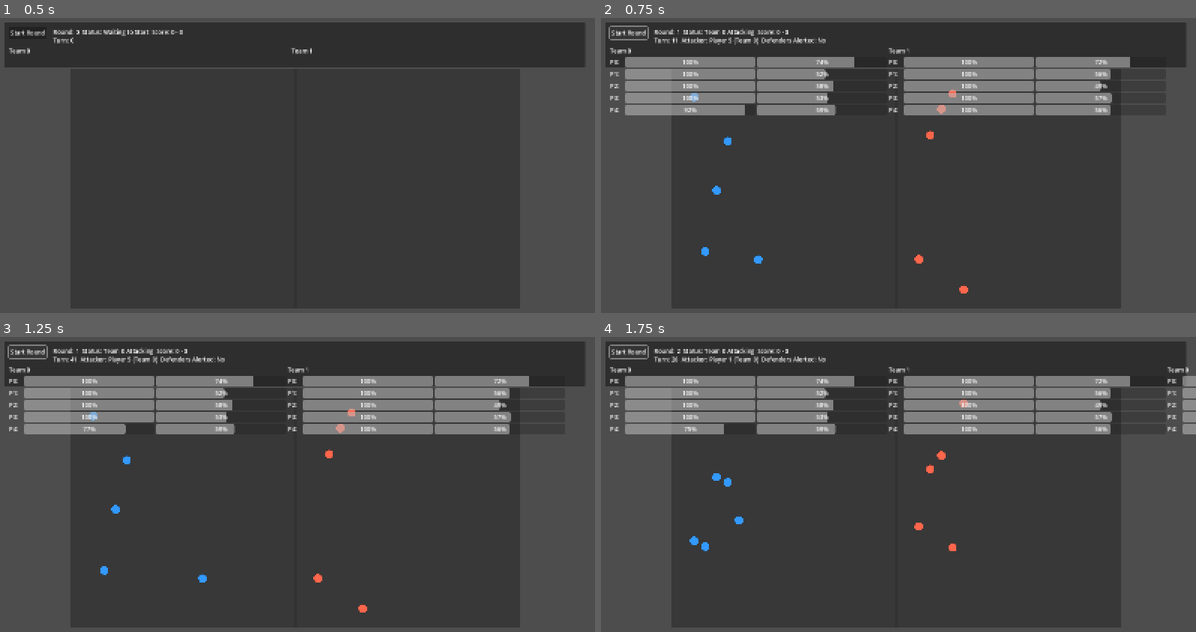
Above: before the commit, frames 1-4 (two rows, left to right).
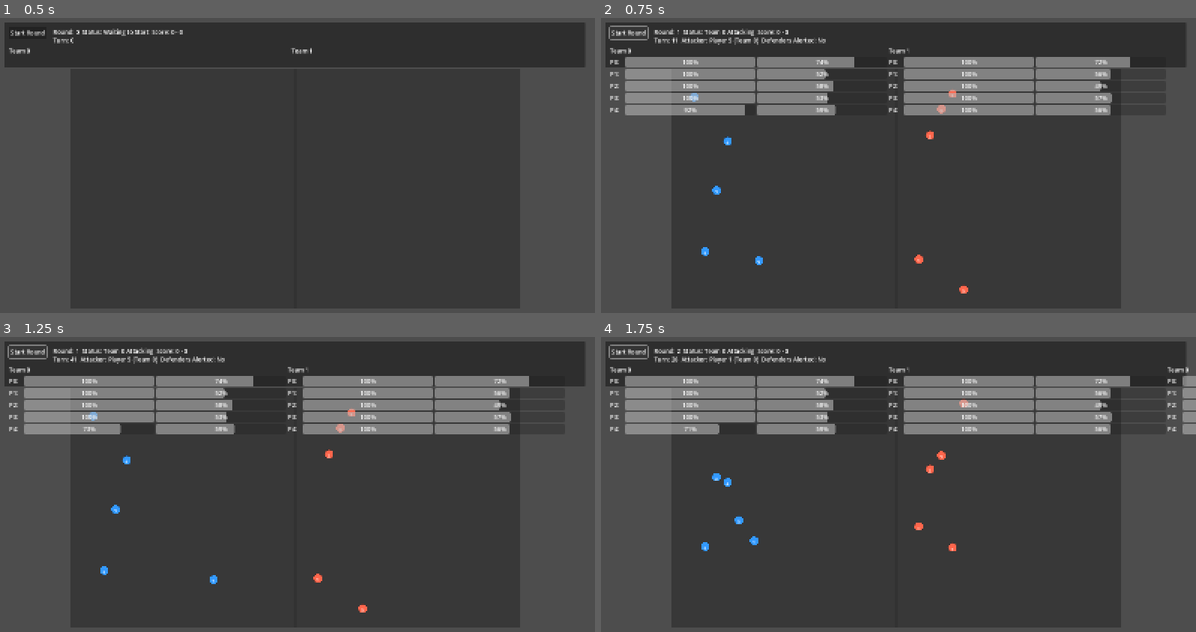
Above: after the commit, the same moments.

Repository: jami47/Hadudu-AI-Game
Game: Godot game, scene res://game/Game.tscn
Same seed, same stepped clock (60 frames per second), same inputs: the game is played once before the commit and once after it.
Inputs:
- Up to frame 1 (0.5 s): no input
- Up to frame 2 (0.75 s): click "Start Round" at 0.5 s
- Up to frame 3 (1.25 s): no input
- Up to frame 4 (1.75 s): click "Start Round" at 1.25 s

Frame 1 is identical in both runs. In frame 2, less than 0.1% of the frame differs, in the area x 17-62%, y 25-94%; in frame 3, 0.1%; in frame 4, 0.1%, in the area x 14-60%, y 29-73%.

Commit message:
3.02 - everyone moves

Diff:
--- a/game/AI.gd
+++ b/game/AI.gd
@@ -12,10 +12,15 @@
 
 # Get move for attacking player (raider)
 static func get_attacker_move(state: Dictionary, team: int, attacker_id: int, depth: int, step_size: float, defenders_alerted: bool) -> Dictionary:
-	var alpha := -INF
-	var beta := INF
-	var best := {"delta": Vector2.ZERO, "score": -INF}
+	var alpha: float = -INF
+	var beta: float = INF
+	var best: Dictionary = {"delta": Vector2.ZERO, "score": -INF}
 	var moves := _generate_attacker_moves(state, team, attacker_id, step_size, defenders_alerted)
+
+	if moves.is_empty():
+		# Fallback: return a basic move towards opponent court
+		var basic_move := Vector2(step_size, 0) if team == 0 else Vector2(-step_size, 0)
+		return {"delta": basic_move, "score": 0.0}
 
 	for move in moves:
 		var new_state := _apply_attacker_move(state, team, attacker_id, move)
@@ -25,14 +30,32 @@
 		alpha = max(alpha, score)
 		if beta <= alpha:
 			break
+
+	# If all moves have negative infinity score, pick the first non-zero move
+	if best["score"] == -INF and moves.size() > 1:
+		for move in moves:
+			if move != Vector2.ZERO:
+				best = {"delta": move, "score": 0.0}
+				break
+
 	return best
 
 # Get move for defending player
 static func get_defender_move(state: Dictionary, team: int, defender_id: int, depth: int, step_size: float, attacker_pos: Vector2) -> Dictionary:
-	var alpha := -INF
-	var beta := INF
-	var best := {"delta": Vector2.ZERO, "score": -INF}
+	var alpha: float = -INF
+	var beta: float = INF
+	var best: Dictionary = {"delta": Vector2.ZERO, "score": -INF}
 	var moves := _generate_defender_moves(state, team, defender_id, step_size, attacker_pos)
+
+	if moves.is_empty():
+		# Fallback: move directly towards attacker
+		var defender_pos: Vector2 = Vector2.ZERO
+		for player in state["players"]:
+			if int(player.get("team", 0)) == team and int(player.get("id", 0)) == defender_id:
+				defender_pos = player.get("pos", Vector2.ZERO) as Vector2
+				break
+		var direction := (attacker_pos - defender_pos).normalized() * step_size
+		return {"delta": direction, "score": 0.0}
 
 	for move in moves:
 		var new_state := _apply_defender_move(state, team, defender_id, move)
@@ -42,6 +65,14 @@
 		alpha = max(alpha, score)
 		if beta <= alpha:
 			break
+
+	# If all moves have negative infinity score, pick the first non-zero move that goes towards attacker
+	if best["score"] == -INF and moves.size() > 1:
+		for move in moves:
+			if move != Vector2.ZERO:
+				best = {"delta": move, "score": 0.0}
+				break
+
 	return best
 
 # Minimax for attacker (trying to maximize score)
@@ -104,23 +135,92 @@
 # Generate moves for attacker
 static func _generate_attacker_moves(state: Dictionary, team: int, attacker_id: int, step: float, defenders_alerted: bool) -> Array[Vector2]:
 	var moves: Array[Vector2] = []
+
+	# Find attacker's current position
+	var attacker_pos: Vector2 = Vector2.ZERO
+	for player in state["players"]:
+		if int(player.get("team", 0)) == team and int(player.get("id", 0)) == attacker_id:
+			attacker_pos = player.get("pos", Vector2.ZERO) as Vector2
+			break
+
 	var dirs := _directions(step)
-
-	# If defenders are not alerted, prioritize getting close to them
-	# If defenders are alerted, prioritize returning to own court
-	for direction in dirs:
-		moves.append(direction)
+	var field_center_x: float = state.get("field_center_x", 700.0)
+
+	if not defenders_alerted:
+		# Find closest defender to target
+		var closest_defender_pos: Vector2 = Vector2.ZERO
+		var min_distance := INF
+		for player in state["players"]:
+			if int(player.get("team", 0)) != team:  # This is a defender
+				var defender_pos := player.get("pos", Vector2.ZERO) as Vector2
+				var distance := attacker_pos.distance_to(defender_pos)
+				if distance < min_distance:
+					min_distance = distance
+					closest_defender_pos = defender_pos
+
+		# Prioritize moves towards the closest defender
+		if closest_defender_pos != Vector2.ZERO:
+			var direction_to_defender := (closest_defender_pos - attacker_pos).normalized()
+			var scored_moves: Array = []
+			for direction in dirs:
+				var alignment_score := direction.normalized().dot(direction_to_defender)
+				scored_moves.append({"move": direction, "score": alignment_score})
+
+			scored_moves.sort_custom(func(a, b): return a["score"] > b["score"])
+			for scored_move in scored_moves:
+				moves.append(scored_move["move"])
+		else:
+			# Fallback: just move towards opponent's court
+			for direction in dirs:
+				moves.append(direction)
+	else:
+		# Defenders are alerted: prioritize returning to own court
+		var direction_to_home: Vector2
+		if team == 0:  # Team 0 wants to go left (towards smaller x)
+			direction_to_home = Vector2(-1, 0)
+		else:  # Team 1 wants to go right (towards larger x)
+			direction_to_home = Vector2(1, 0)
+
+		var scored_moves: Array = []
+		for direction in dirs:
+			var alignment_score := direction.normalized().dot(direction_to_home)
+			scored_moves.append({"move": direction, "score": alignment_score})
+
+		scored_moves.sort_custom(func(a, b): return a["score"] > b["score"])
+		for scored_move in scored_moves:
+			moves.append(scored_move["move"])
 
 	return moves
 
 # Generate moves for defender
 static func _generate_defender_moves(state: Dictionary, team: int, defender_id: int, step: float, attacker_pos: Vector2) -> Array[Vector2]:
 	var moves: Array[Vector2] = []
+
+	# Find defender's current position
+	var defender_pos: Vector2 = Vector2.ZERO
+	for player in state["players"]:
+		if int(player.get("team", 0)) == team and int(player.get("id", 0)) == defender_id:
+			defender_pos = player.get("pos", Vector2.ZERO) as Vector2
+			break
+
+	# Calculate direction towards attacker
+	var direction_to_attacker := (attacker_pos - defender_pos).normalized()
+
+	# Generate moves that prioritize moving towards the attacker
 	var dirs := _directions(step)
 
-	# Defenders should move towards the attacker
+	# Sort directions by how well they align with the direction to attacker
+	var scored_moves: Array = []
 	for direction in dirs:
-		moves.append(direction)
+		var alignment_score := direction.normalized().dot(direction_to_attacker)
+		scored_moves.append({"move": direction, "score": alignment_score})
+
+	# Sort by score (highest first - best alignment with attacker direction)
+	scored_moves.sort_custom(func(a, b): return a["score"] > b["score"])
+
+	# Add moves in order of preference
+	for scored_move in scored_moves:
+		moves.append(scored_move["move"])
 
 	return moves
 
--- a/game/Game.gd
+++ b/game/Game.gd
@@ -375,13 +375,21 @@
 	var attacker := _get_attacker(players)
 	if attacker != null:
 		var attacker_move := AI.get_attacker_move(state, _attacking_team, _attacker_index, ai_depth, move_distance, _defenders_alerted)
-		_apply_player_move(attacker, attacker_move)
+		if attacker_move["delta"] != Vector2.ZERO:
+			_apply_player_move(attacker, attacker_move)
+		else:
+			# Force attacker to move towards opponent court if AI returns zero movement
+			var forced_move := {"delta": Vector2(move_distance, 0) if _attacking_team == 0 else Vector2(-move_distance, 0)}
+			_apply_player_move(attacker, forced_move)
+			print("[Game] Forced attacker movement to prevent standstill")
 
 	# Process defender moves (only if alerted)
 	if _defenders_alerted:
 		var defenders := _get_defenders(players)
+		var attacker_pos := attacker.global_position if attacker else Vector2.ZERO
 		for defender in defenders:
-			var defender_move := AI.get_defender_move(state, _defending_team, defender.player_id, ai_depth, move_distance, attacker.global_position if attacker else Vector2.ZERO)
+			# Each defender gets their own AI move towards the attacker
+			var defender_move := AI.get_defender_move(state, _defending_team, defender.player_id, ai_depth, move_distance, attacker_pos)
 			_apply_player_move(defender, defender_move)
 
 func _apply_player_move(player: Node2D, move: Dictionary) -> void:
@@ -389,9 +397,15 @@
 		var delta_vec: Vector2 = move["delta"]
 		var speedf: float = float(player.speed)
 		var energy_ratio: float = float(player.energy) / max(float(player.max_energy), 1.0)
-		var factor: float = (speedf / 120.0) * clamp(energy_ratio, 0.25, 1.0)
-		var disp: Vector2 = delta_vec * factor * 0.6
-		player.apply_move(disp)
+
+		# Calculate maximum allowed displacement based on player's actual speed
+		var max_displacement: float = speedf * 0.05  # Scale factor to control speed
+		var desired_displacement: Vector2 = delta_vec.normalized() * max_displacement
+
+		# Apply energy penalty to the displacement
+		var final_displacement: Vector2 = desired_displacement * clamp(energy_ratio, 0.25, 1.0)
+
+		player.apply_move(final_displacement)
 		_clamp_to_field_with_restrictions(player)
 
 func _check_round_end_conditions() -> void:
@@ -434,8 +448,19 @@
 
 	_update_hud()
 
-	# Start next round after a brief pause
-	await get_tree().create_timer(2.0).timeout
+	# Start next round after a brief pause using a timer
+	var timer := Timer.new()
+	add_child(timer)
+	timer.wait_time = 2.0
+	timer.one_shot = true
+	timer.timeout.connect(_on_auto_start_next_round)
+	timer.start()
+
+func _on_auto_start_next_round() -> void:
+	# Clean up the timer
+	for child in get_children():
+		if child is Timer:
+			child.queue_free()
 	_start_new_round()
 
 func _get_attacker(players: Array) -> Node2D:
--- a/game/Player.gd
+++ b/game/Player.gd
@@ -28,10 +28,13 @@
 		label.text = str(player_id + 1)  # Display 1-5 instead of 0-4
 		label.horizontal_alignment = HORIZONTAL_ALIGNMENT_CENTER
 		label.vertical_alignment = VERTICAL_ALIGNMENT_CENTER
-		label.position = Vector2(-8, -8)  # Center the label on the player circle
-		label.size = Vector2(16, 16)
+		# Position label at center of player (0,0 relative to player)
+		label.position = Vector2(-6, -8)
+		label.size = Vector2(12, 16)
 		label.add_theme_color_override("font_color", Color.WHITE)
 		label.add_theme_font_size_override("font_size", 12)
+		# Make sure label follows the player and is visible
+		label.z_index = 10  # Ensure it's above the sprite
 
 func set_texture(tex: Texture2D) -> void:
 	var spr := get_node_or_null("Sprite") as Sprite2D
@@ -47,6 +50,14 @@
 	var cost := displacement.length() * 0.1
 	energy = max(0.0, energy - cost)
 	global_position += displacement
+	# Update label position to stay centered
+	_update_label_position()
+
+func _update_label_position() -> void:
+	var label := get_node_or_null("PlayerLabel") as Label
+	if label != null:
+		# Keep the label centered on the player
+		label.position = Vector2(-6, -8)
 
 func regen(delta: float) -> void:
 	energy = min(max_energy, energy + 2.0 * delta)
